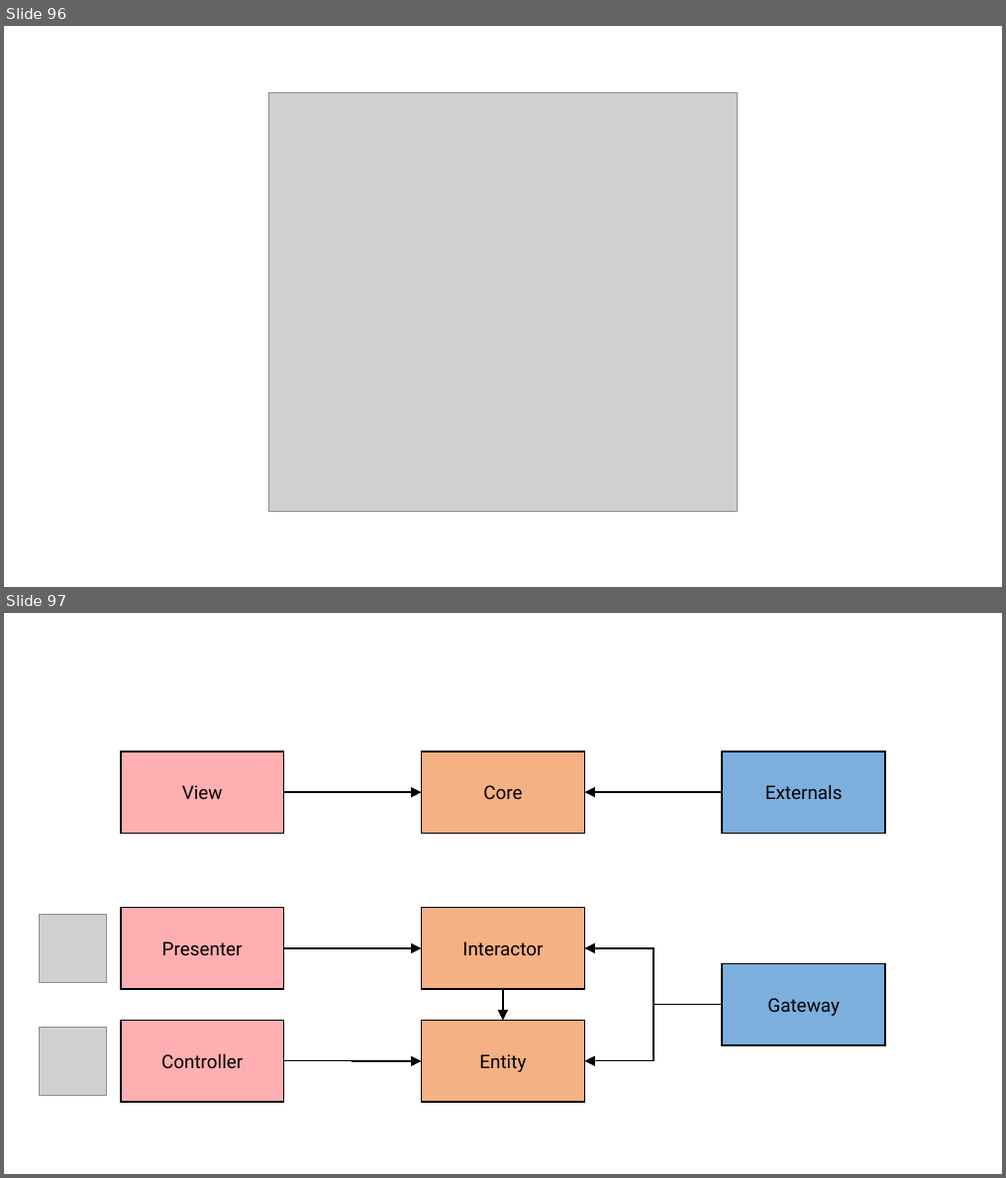
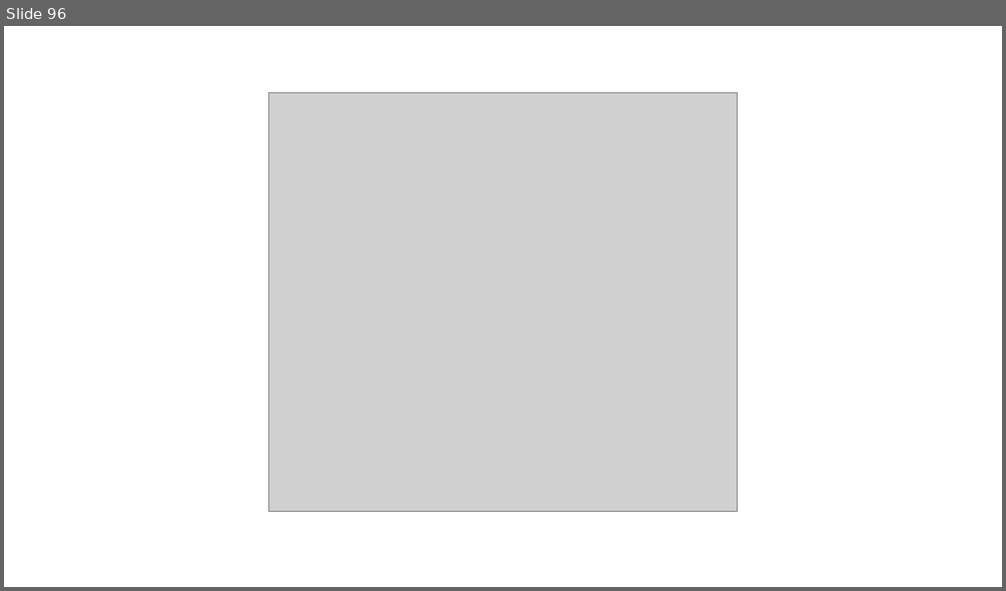
Before and after one commit to rkhaimov/brain-gym, a slide deck: Презентация.pptx. Shown one above the other, each under a label of ours: slides 96 and 97 before the commit, slide 96 after it. The pictures are 1006x1178 and 1006x591 pixels, drawn with LibreOffice and Linux fonts; fonts in the diff are those of the drawing; grey boxes stand for pictures; background and template pictures are left out. Boxes give left, top, right and bottom in pixels: in the first picture for what was removed or moved away, otherwise in the second. Text is boxed around its words. In the diff, an @@ line names an element or a change of style, - is before the commit and + after.

```diff
--- a/Презентация.pptx
+++ b/Презентация.pptx
@@ slide 97 removed at [4, 613, 1002, 1174], background picture (left out) @@
@@ group removed at [121, 752, 885, 833]: 3 rectangles, 2 elbow arrows @@
-Externals
-Core
-View
@@ rectangle removed at [121, 908, 284, 989] @@
-Presenter
@@ rectangle removed at [422, 908, 585, 989] @@
-Interactor
@@ picture removed at [40, 915, 107, 983] @@
@@ elbow arrow removed from (284, 949) to (422, 949) @@
@@ elbow arrow removed from (722, 1004) to (585, 949) @@
@@ rectangle removed at [722, 964, 885, 1046] @@
-Gateway
@@ elbow arrow removed from (503, 989) to (503, 1020) @@
@@ picture removed at [40, 1028, 107, 1096] @@
@@ rectangle removed at [121, 1020, 284, 1102] @@
-Controller
@@ rectangle removed at [422, 1020, 585, 1102] @@
-Entity
@@ elbow arrow removed from (722, 1004) to (585, 1061) @@
@@ elbow arrow removed from (284, 1061) to (422, 1061) @@
```
Also in this commit, not shown: 9 slides changed, 1 other slide removed.
